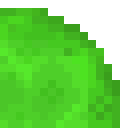
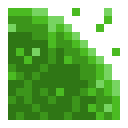
Revision of a layered 128×128 image; what changed, layer by layer:
added layer "Cropped" above "Pasted Layer" over bbox(8, 8, 120, 120)
hid "liquidsphere_acid.png copy" over bbox(0, 8, 120, 128)
